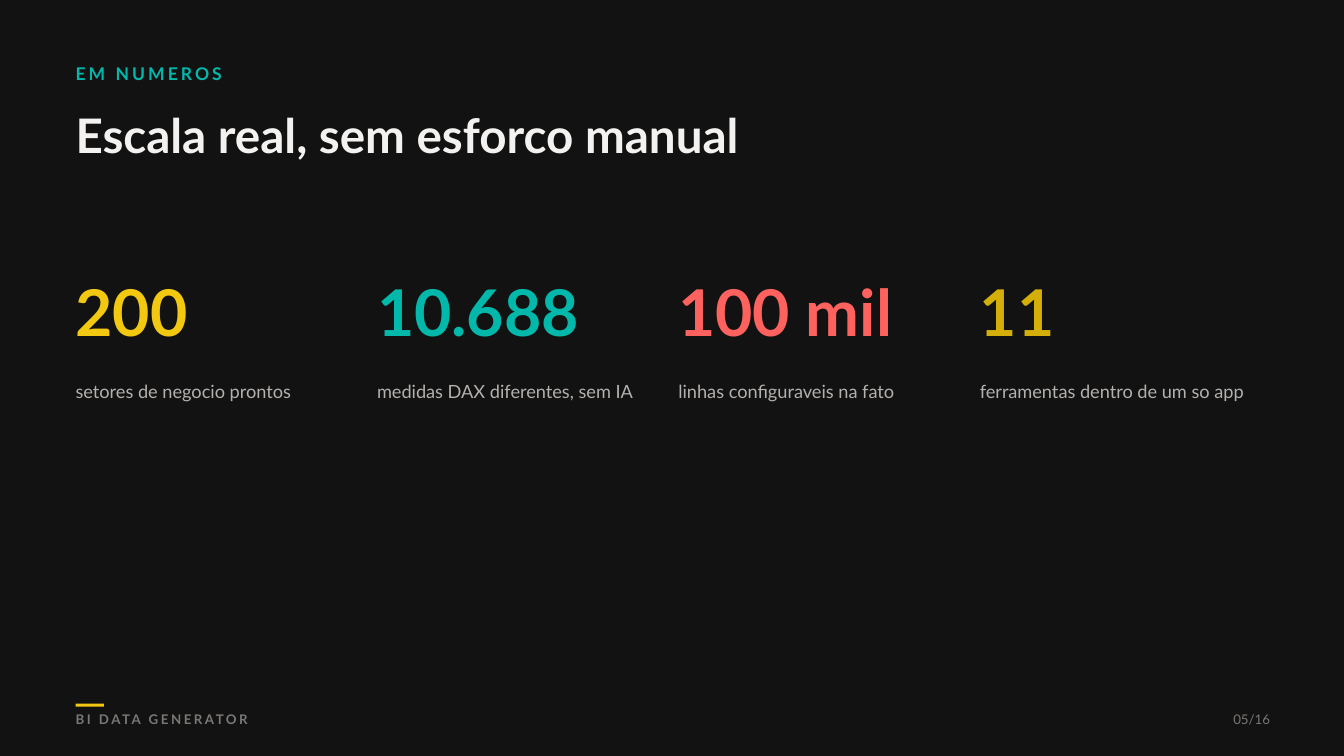
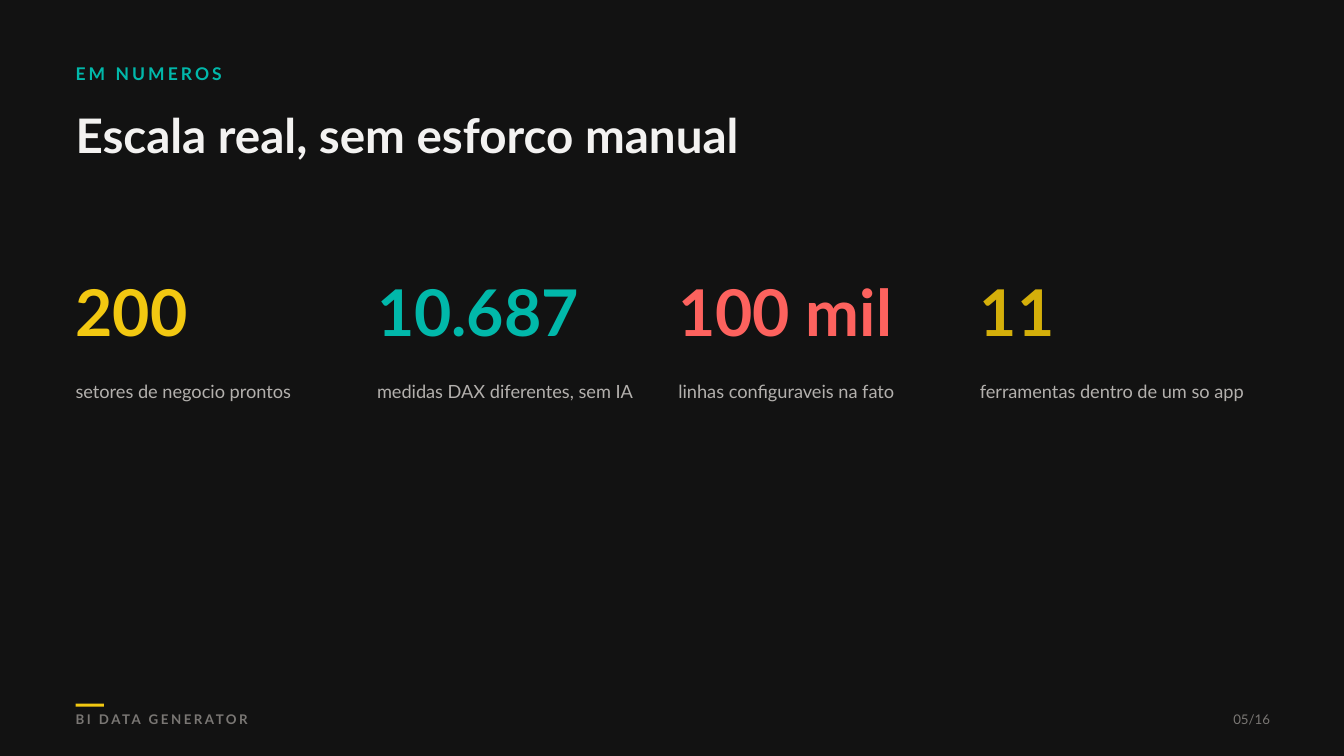
Before and after one commit to RodrigoAiosa/bi_data_generator, a slide deck: slide 5 of assets/BI_Data_Generator_Apresentacao.pptx. Drawn at 1344x756 pixels with LibreOffice and Linux fonts; fonts in the diff are those of the drawing. Boxes give left, top, right and bottom in pixels: in the first picture for what was removed or moved away, otherwise in the second. Text is boxed around its words. In the diff, an @@ line names an element or a change of style, - is before the commit and + after.

```diff
--- a/assets/BI_Data_Generator_Apresentacao.pptx
+++ b/assets/BI_Data_Generator_Apresentacao.pptx
@@ text at (x1=377, y1=289, x2=579, y2=337): text changed @@
-10.688
+10.687
```
Also in this commit, not shown: 1 other slide changed, 1 other file.
